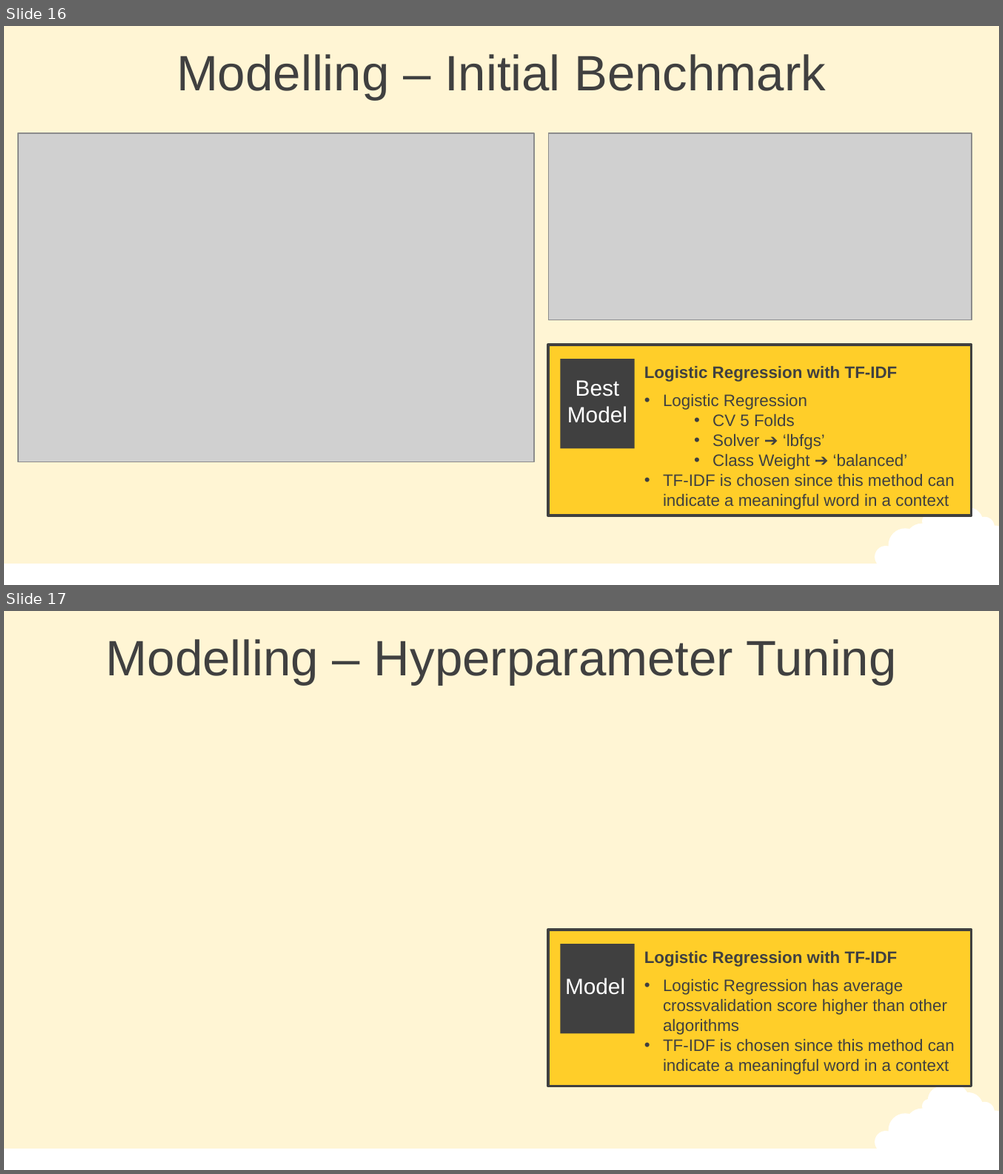
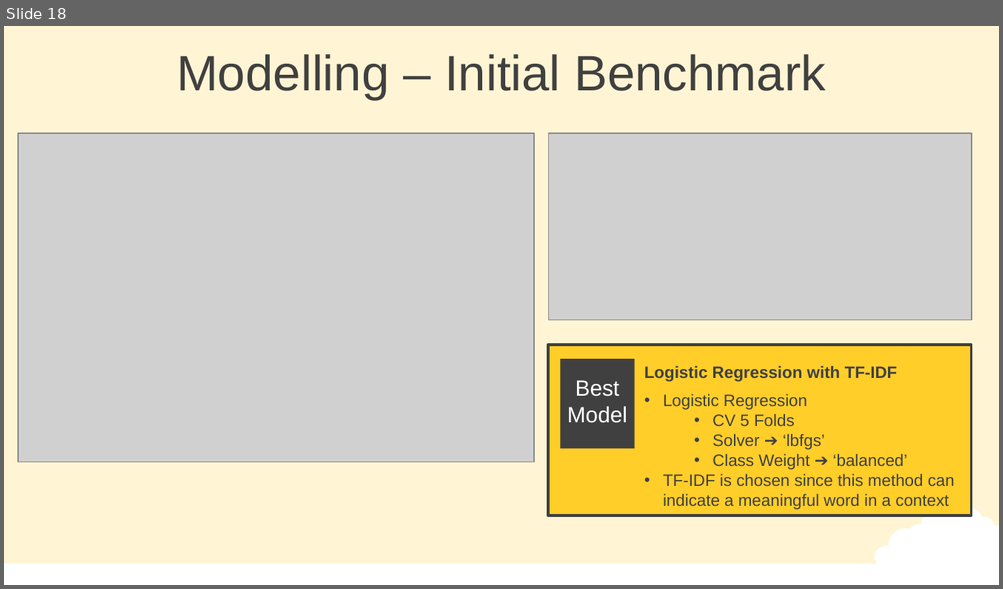
Before and after one commit to Damianus04/data-science-purwadhika-final-project, a slide deck: 0-Final-Project-Presentation.pptx. Shown one above the other, each under a label of ours: slides 16 and 17 before the commit, slide 18 after it. The pictures are 1003x1174 and 1003x589 pixels, drawn with LibreOffice and Linux fonts; fonts in the diff are those of the drawing; grey boxes stand for pictures. Boxes give left, top, right and bottom in pixels: in the first picture for what was removed or moved away, otherwise in the second. Text is boxed around its words. In the diff, an @@ line names an element or a change of style, - is before the commit and + after.

Commit message:
updating model with new way of development

```diff
--- a/0-Final-Project-Presentation.pptx
+++ b/0-Final-Project-Presentation.pptx
@@ slide 17 removed at <box>4,611,999,1170</box>, background #FFF5D4; not listed: 2 template elements that a slide beside it also shows @@
@@ text removed at <box>106,639,896,685</box> @@
-Modelling – Hyperparameter Tuning
@@ group removed at <box>548,930,970,1086</box>: 3 texts, 2 rectangles @@
-Model
-• Logistic Regression has average crossvalidation score higher than other algorithms
-• TF-IDF is chosen since this method can indicate a meaningful word in a context
-Logistic Regression with TF-IDF
@@ what was slide 16 is now slide 18 @@
```
Also in this commit, not shown: 4 slides changed, 14 slides added, 40 other slides removed, 12 other files.
